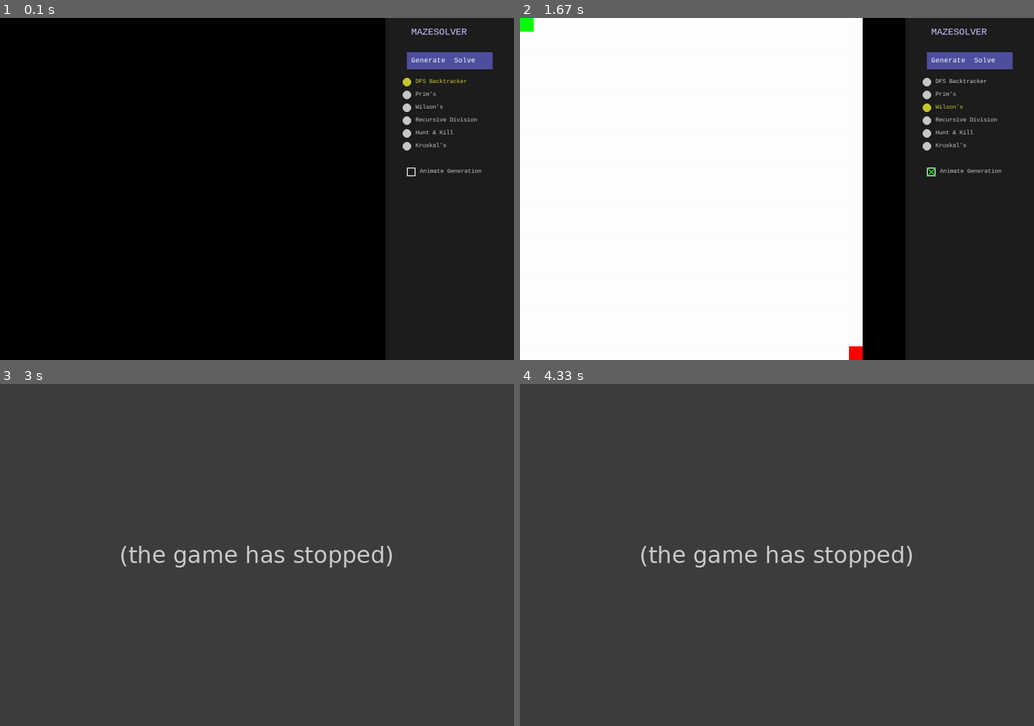
Above: before the commit, frames 1-4 (two rows, left to right).
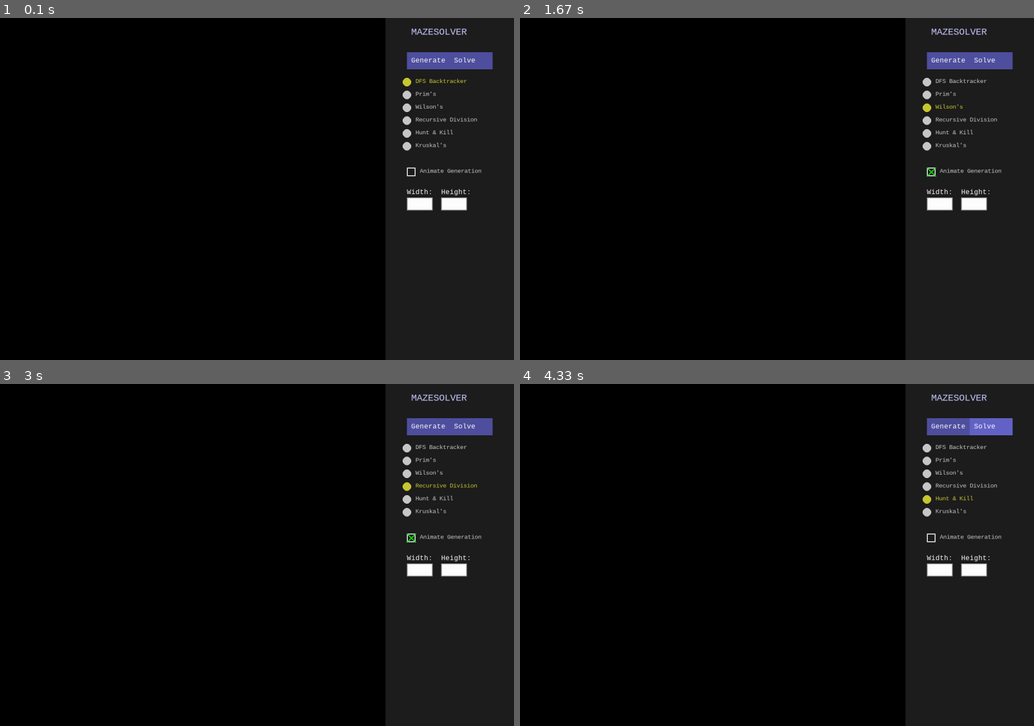
Above: after the commit, the same moments.

Repository: Drew-Woodz/MazeSolver
Game: pygame game, started from gui/app.py
Two runs of this game, one before a commit and one after it. Both use one fixed random seed, a clock stepped at 60 frames per second and the inputs below.
Inputs (mouse positions are in pixels of both pictures, inside the frame that each line leads up to):
- Up to frame 1 (0.1 s): no input
- Up to frame 2 (1.67 s): press the mouse at (972, 202) at 0.37 s; move the mouse to (931, 144) at 0.47 s; release the mouse at (890, 82) at 0.6 s; press the mouse at (946, 59) at 0.7 s; move the mouse to (777, 65) at 0.8 s; release the mouse at (607, 65) at 0.93 s; press the mouse at (926, 106) at 1.03 s; move the mouse to (936, 93) at 1.13 s; release the mouse at (946, 79) at 1.27 s; click (931, 171) at 1.38 s
- Up to frame 3 (3 s): press the mouse at (406, 486) at 1.7 s; move the mouse to (421, 555) at 1.8 s; release the mouse at (436, 623) at 1.93 s; press the mouse at (406, 448) at 2.03 s; move the mouse to (359, 452) at 2.13 s; release the mouse at (313, 455) at 2.27 s; click "Generate" at 2.38 s; press the mouse at (406, 486) at 2.7 s; move the mouse to (323, 578) at 2.8 s; release the mouse at (236, 674) at 2.93 s
- Up to frame 4 (4.33 s): press the mouse at (931, 537) at 3.03 s; move the mouse to (890, 531) at 3.13 s; release the mouse at (848, 527) at 3.27 s; press the mouse at (926, 513) at 3.37 s; move the mouse to (854, 589) at 3.47 s; release the mouse at (782, 664) at 3.6 s; press the mouse at (926, 500) at 3.7 s; move the mouse to (802, 466) at 3.8 s; release the mouse at (679, 438) at 3.93 s; click "Solve" at 4.05 s

The runs differ from the first frame. In frame 1, 0.5% of the frame differs, in the area x 79-92%, y 50-57%; in frame 2, 67%; in frame 3, 100%, in the area x 0-100%, y 0-100%; in frame 4, 100%.
Error before the commit: TypeError: GuiRenderer.draw_maze() got an unexpected keyword argument 'entry' (dfs.py line 19); the game stopped at 2.38 s (later frames are placeholders)

Commit message:
refactored app.py and gui_renderer.py to utilize pygame_renderer.py

Diff:
--- a/gui/app.py
+++ b/gui/app.py
@@ -3,12 +3,13 @@
 import sys
 import os
 sys.path.append(os.path.abspath(os.path.join(os.path.dirname(__file__), '..')))
-from gui.widgets import Button, RadioSelector, Checkbox
+from gui.widgets import Button, RadioSelector, Checkbox, TextBox
 from gui.gui_renderer import GuiRenderer
 from maze_generators import dfs, prims, wilsons, recdiv, handk, kruskals
-from visualizer.pygame_renderer import PygameRenderer
+from visualizer.pygame_renderer import PygameRenderer  # Optional
 from gui.helpers import convert_maze_for_gui, convert_coords_for_gui
 
+# Mapping algorithm names to generator functions
 algorithm_map = {
     "DFS Backtracker": dfs.generate_maze,
     "Prim's": prims.generate_maze,
@@ -18,9 +19,8 @@
     "Kruskal's": kruskals.generate_maze,
 }
 
-renderer = None
+# --- Initialize pygame and GUI environment ---
 pygame.init()
-
 WIDTH, HEIGHT = 1200, 800
 FPS = 60
 
@@ -30,76 +30,89 @@
 clock = pygame.time.Clock()
 font = pygame.font.SysFont("consolas", 24)
 
-# UI Elements
+# --- Renderer Setup ---
+def init_renderer(maze_width, maze_height):
+    return GuiRenderer(maze_width=maze_width, maze_height=maze_height, surface=screen)
+
+renderer = init_renderer(25, 25)
+
 # --- UI Elements ---
+generate_btn = Button(950, 80, 100, 40, "Generate", callback=lambda: generate_maze_callback())
+solve_btn = Button(1050, 80, 100, 40, "Solve")
+
+algo_selector = RadioSelector(
+    x=950, y=150,
+    options=[
+        "DFS Backtracker", "Prim's", "Wilson's",
+        "Recursive Division", "Hunt & Kill", "Kruskal's"
+    ],
+    default_index=0
+)
 
 animate_checkbox = Checkbox(x=950, y=350, label="Animate Generation")
-animate = animate_checkbox.is_checked()
+width_box = TextBox(x=950, y=420, label="Width:")
+height_box = TextBox(x=1030, y=420, label="Height:")
 
+# --- Generate Maze Logic ---
 def generate_maze_callback():
     global renderer
+
     selected_algo = algo_selector.get_selected()
     algo_fn = algorithm_map.get(selected_algo)
     if not algo_fn:
         print("No algorithm selected!")
         return
-    if not renderer:
-        print("Renderer not initialized.")
+
+    animate = animate_checkbox.is_checked()
+
+    width = width_box.get_value()
+    height = height_box.get_value()
+    if width is None or height is None:
+        print("Invalid maze dimensions")
         return
 
-
-    animate = animate_checkbox.is_checked()
-    width, height = 25, 25
+    # Recalculate display size and reinitialize renderer
+    canvas_width = width * 20  # rough estimate of cell size before calculation
+    canvas_height = height * 20
+    global screen
+    screen = pygame.display.set_mode((canvas_width + 300, max(canvas_height, 800)))
+    renderer = GuiRenderer(maze_width=width, maze_height=height, surface=screen)
 
     render = renderer if animate else None
 
     if "render" in algo_fn.__code__.co_varnames:
         maze, entry, goal = algo_fn(width, height, render=render)
+        if render:
+            render.wait_for_exit()
     else:
         maze, entry, goal = algo_fn(width, height)
 
-    if render:
-        render.wait_for_exit()
-
-    # Convert for GUI display
     maze = convert_maze_for_gui(maze)
     entry = convert_coords_for_gui(entry)
     goal = convert_coords_for_gui(goal)
 
     renderer.load_maze(maze, entry, goal)
 
+# --- Draw Static UI Elements ---
+def draw_ui():
+    sidebar_x = screen.get_width() - 300
+    pygame.draw.rect(screen, (30, 30, 30), (sidebar_x, 0, 300, screen.get_height()))
 
-generate_btn = Button(950, 80, 100, 40, "Generate", callback=generate_maze_callback)
-solve_btn = Button(1050, 80, 100, 40, "Solve")
+    title = font.render("MAZESOLVER", True, (200, 200, 255))
+    screen.blit(title, (sidebar_x + 60, 20))
 
-algo_selector = RadioSelector(
-    x=950, y=150, options=[
-        "DFS Backtracker", "Prim's", "Wilson's",
-        "Recursive Division", "Hunt & Kill", "Kruskal's"
-    ],
-    default_index=0
-)
-
-
-def draw_ui():
-    pygame.draw.rect(screen, (30, 30, 30), (900, 0, 300, HEIGHT))  # UI Panel
-    title = font.render("MAZESOLVER", True, (200, 200, 255))
-    screen.blit(title, (960, 20))
     generate_btn.draw(screen)
     solve_btn.draw(screen)
     algo_selector.draw(screen)
     animate_checkbox.draw(screen)
+    width_box.draw(screen)
+    height_box.draw(screen)
 
-
-# Main loop
-renderer = GuiRenderer(maze_width=25, maze_height=25)
+# --- Main Loop ---
 def run():
-    global renderer
-    renderer = GuiRenderer(maze_width=25, maze_height=25)
-
     while True:
         screen.fill((0, 0, 0))
-        renderer.draw_maze(screen)
+        renderer.draw_maze_gui()
         draw_ui()
 
         for event in pygame.event.get():
@@ -111,10 +124,12 @@
             solve_btn.handle_event(event)
             algo_selector.handle_event(event)
             animate_checkbox.handle_event(event)
+            width_box.handle_event(event)
+            height_box.handle_event(event)
 
         pygame.display.flip()
         clock.tick(FPS)
 
-
+# --- Entry Point ---
 if __name__ == "__main__":
     run()
--- a/gui/gui_renderer.py
+++ b/gui/gui_renderer.py
@@ -1,39 +1,108 @@
+# gui/gui_renderer.py
 import pygame
 import numpy as np
 
 class GuiRenderer:
-    def __init__(self, maze_width, maze_height):
+    def __init__(self, maze_width, maze_height, surface):
+        """
+        Initialize the GUI renderer with the desired maze dimensions and the drawing surface (e.g., screen from app.py).
+
+        This renderer is intended to be compatible with the same interface used by PygameRenderer,
+        so it can be passed into maze generators or solvers expecting `draw_maze(maze, entry, goal)` and `update()`.
+        """
         self.maze_width = maze_width
         self.maze_height = maze_height
+        self.surface = surface  # Reference to the shared pygame display surface
+
         self.maze = None
         self.entry = None
         self.goal = None
+
+        # Ensure the maze fits inside a fixed-size visual area (900x800)
         self.cell_size = min(900 // maze_width, 800 // maze_height)
+        self.running = True  # To match the PygameRenderer API
 
     def wait_for_exit(self):
+        """
+        Placeholder for compatibility with PygameRenderer.
+        In the GUI context, we do not block for window exit since the app loop handles it.
+        """
         pass
 
+    def draw_cell(self, x, y, color):
+        """
+        Draw a single cell at maze-space coordinate (x, y) using the given color.
+        """
+        rect = pygame.Rect(x * self.cell_size, y * self.cell_size, self.cell_size, self.cell_size)
+        pygame.draw.rect(self.surface, color, rect)
+        pygame.display.update(rect)
 
-    def draw_cell(self, surface, x, y, color):
-        pygame.draw.rect(surface, color, (x * self.cell_size, y * self.cell_size, self.cell_size, self.cell_size))
-        pygame.display.update()
-
-    def clear(self, surface,):
-        pygame.draw.rect(surface, (255, 255, 255), (0, 0, 900, 800))
+    def clear(self):
+        """
+        Clear the maze area (left 900px x 800px) to white.
+        """
+        pygame.draw.rect(self.surface, (255, 255, 255), (0, 0, 900, 800))
 
     def load_maze(self, maze, entry, goal):
+        """
+        Store the final generated maze and key coordinates to be drawn during GUI updates.
+        """
         self.maze = maze
         self.entry = entry
         self.goal = goal
 
-    def draw_maze(self, surface):
+    def draw_maze_gui(self):
+        """
+        Draw the stored maze (as loaded by `load_maze()`) to the GUI surface.
+        """
         if self.maze is None:
             return
+
         for y, row in enumerate(self.maze):
             for x, cell in enumerate(row):
                 color = (0, 0, 0) if cell == 0 else (255, 255, 255)
-                pygame.draw.rect(surface, color, (x * self.cell_size, y * self.cell_size, self.cell_size, self.cell_size))
+                self.draw_cell(x, y, color)
+
         if self.entry:
-            pygame.draw.rect(surface, (0, 255, 0), (self.entry[0] * self.cell_size, self.entry[1] * self.cell_size, self.cell_size, self.cell_size))
+            self.draw_cell(self.entry[0], self.entry[1], (0, 255, 0))
+
         if self.goal:
-            pygame.draw.rect(surface, (255, 0, 0), (self.goal[0] * self.cell_size, self.goal[1] * self.cell_size, self.cell_size, self.cell_size))
+            self.draw_cell(self.goal[0], self.goal[1], (255, 0, 0))
+
+    def draw_maze(self, maze, entry=None, goal=None):
+        """
+        Draw a maze directly (used by generators expecting PygameRenderer API).
+        This does NOT store the maze internally.
+        """
+        for y, row in enumerate(maze):
+            for x, cell in enumerate(row):
+                color = (0, 0, 0) if cell == 0 else (255, 255, 255)
+                self.draw_cell(x, y, color)
+
+        if entry:
+            self.draw_cell(entry[0], entry[1], (0, 255, 0))
+
+        if goal:
+            self.draw_cell(goal[0], goal[1], (255, 0, 0))
+
+    def mark_cell(self, cell, color=(255, 0, 0)):
+        """
+        Optional API to match PygameRenderer — allows solvers to highlight a cell.
+        """
+        y, x = cell
+        center = (x * self.cell_size + self.cell_size // 2, y * self.cell_size + self.cell_size // 2)
+        radius = max(2, self.cell_size // 4)
+        pygame.draw.circle(self.surface, color, center, radius)
+
+    def update(self, delay=0.01):
+        """
+        Process any pending GUI events and flip the display.
+        This is a no-op for now since app.py handles event loop, but keeps API compatible.
+        """
+        for event in pygame.event.get():
+            if event.type == pygame.QUIT:
+                self.running = False
+
+        pygame.display.flip()
+        if delay:
+            pygame.time.delay(int(delay * 1000))
--- a/gui/widgets.py
+++ b/gui/widgets.py
@@ -1,10 +1,11 @@
+# gui/widgets.py
 import pygame
 
 class Button:
     def __init__(self, x, y, w, h, text, callback=None):
         self.rect = pygame.Rect(x, y, w, h)
         self.text = text
-        self.callback = callback  # <-- NEW
+        self.callback = callback
         self.font = pygame.font.SysFont("consolas", 18)
         self.hovered = False
 
@@ -22,7 +23,7 @@
             if self.rect.collidepoint(event.pos):
                 print(f"{self.text} button clicked")
                 if self.callback:
-                    self.callback()  # <-- NEW
+                    self.callback()
 
 
 class RadioSelector:
@@ -77,3 +78,58 @@
 
     def is_checked(self):
         return self.checked
+
+
+class TextBox:
+    def __init__(self, x, y, w=60, h=30, font_size=18, label="", min_val=10, max_val=100):
+        self.rect = pygame.Rect(x, y, w, h)
+        self.font = pygame.font.SysFont("consolas", font_size)
+        self.text = ""
+        self.label = label
+        self.min_val = min_val
+        self.max_val = max_val
+        self.active = False
+        self.valid = True
+
+    def draw(self, surface):
+        # Border and fill
+        color = (255, 200, 200) if not self.valid else (255, 255, 255)
+        pygame.draw.rect(surface, color, self.rect)
+        pygame.draw.rect(surface, (180, 180, 180), self.rect, 2)
+
+        # Text
+        txt_surface = self.font.render(self.text, True, (0, 0, 0))
+        surface.blit(txt_surface, (self.rect.x + 5, self.rect.y + 5))
+
+        # Label
+        label_surface = self.font.render(self.label, True, (255, 255, 255))
+        surface.blit(label_surface, (self.rect.x, self.rect.y - 22))
+
+    def handle_event(self, event):
+        if event.type == pygame.MOUSEBUTTONDOWN:
+            self.active = self.rect.collidepoint(event.pos)
+
+        if event.type == pygame.KEYDOWN and self.active:
+            if event.key == pygame.K_RETURN:
+                self.active = False
+            elif event.key == pygame.K_BACKSPACE:
+                self.text = self.text[:-1]
+            elif event.unicode.isdigit():
+                self.text += event.unicode
+
+        self.validate()
+
+    def validate(self):
+        if self.text == "":
+            self.valid = True
+            return
+        try:
+            val = int(self.text)
+            self.valid = self.min_val <= val <= self.max_val
+        except ValueError:
+            self.valid = False
+
+    def get_value(self):
+        if self.valid and self.text != "":
+            return int(self.text)
+        return None
